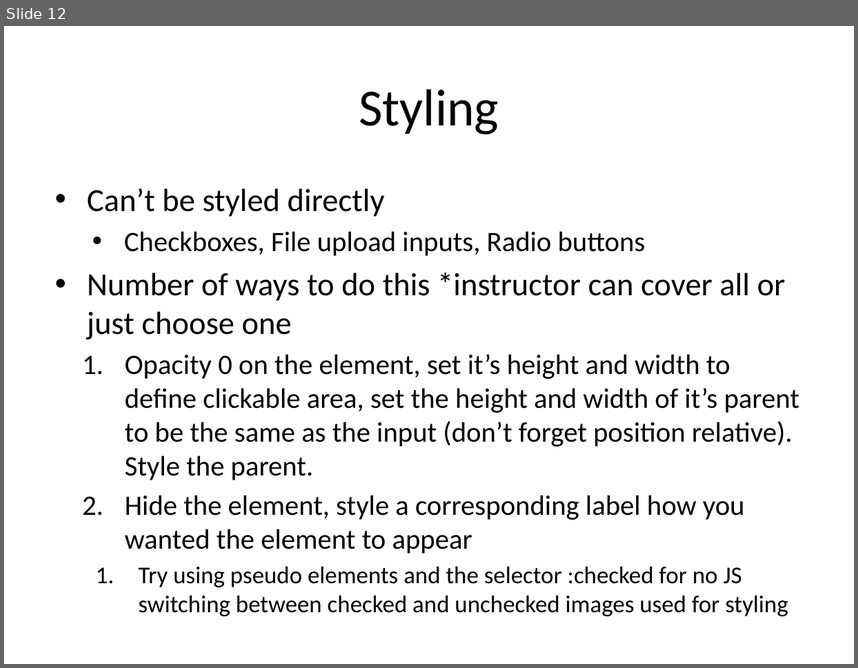
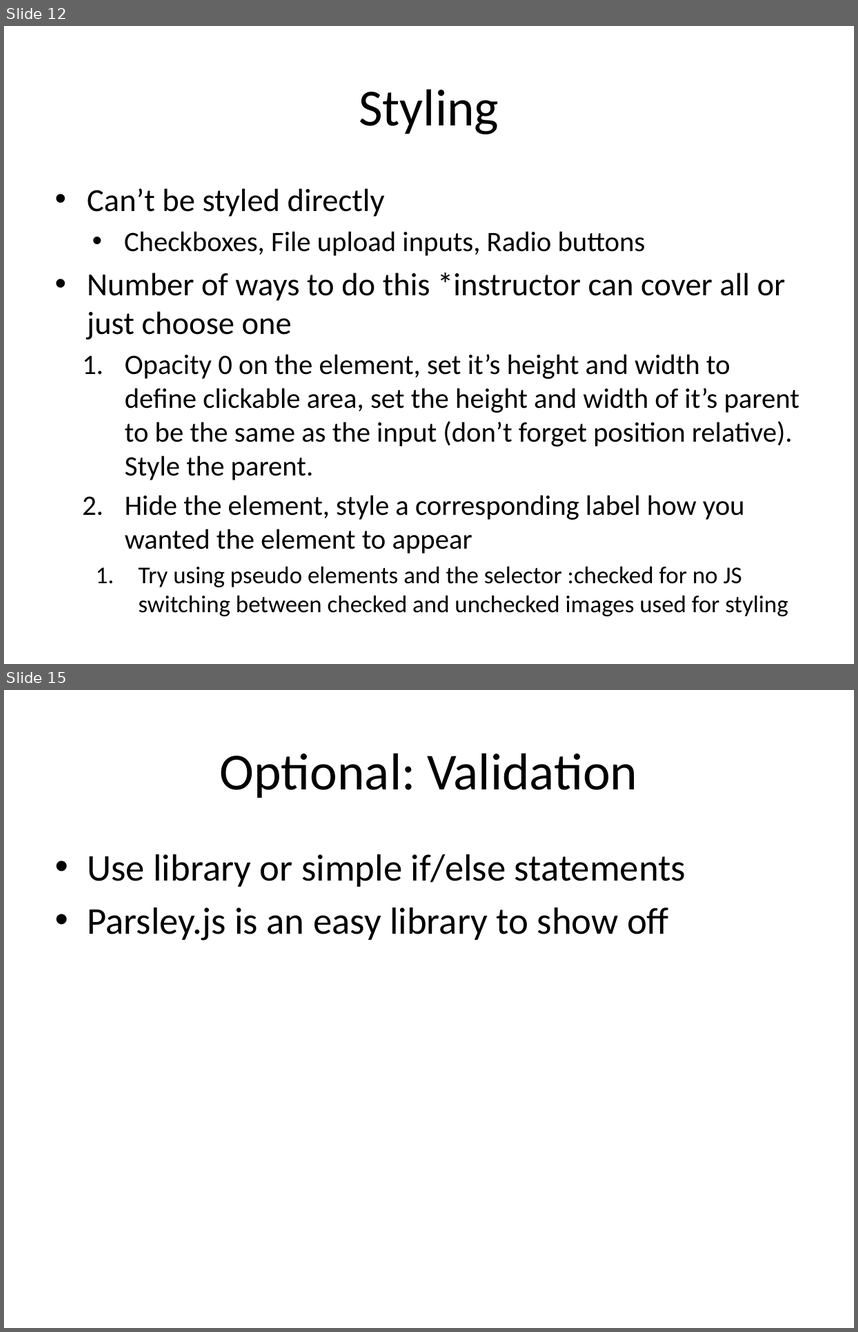
Before and after one commit to HaloZero/FEWD_Curriculum_24, a slide deck: Week_07_Forms/13_/slides/Forms_and_inputs.pptx. Shown one above the other, each under a label of ours: slide 12 before the commit, slides 12 and 15 after it; the slides between them are not shown. The pictures are 858x668 and 858x1332 pixels, drawn with LibreOffice and Linux fonts; fonts in the diff are those of the drawing. Boxes give left, top, right and bottom in pixels: in the first picture for what was removed or moved away, otherwise in the second. Text is boxed around its words. In the diff, an @@ line names an element or a change of style, - is before the commit and + after.

```diff
--- a/Week_07_Forms/13_/slides/Forms_and_inputs.pptx
+++ b/Week_07_Forms/13_/slides/Forms_and_inputs.pptx
@@ slide 15 added at (4, 690, 854, 1328), background #FFFFFF @@
@@ title added at (220, 753, 637, 798), 44 pt, text #000000 @@
+Optional: Validation
@@ text added at (87, 854, 686, 940), 32 pt, text #000000 @@
+• Use library or simple if/else statements
+• Parsley.js is an easy library to show off
```
Also in this commit, not shown: 2 other slides added, 45 other files.
